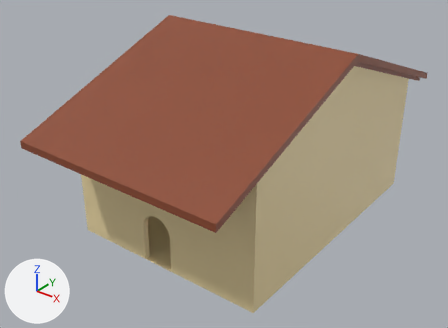
What one commit did to the Blender file simpsonHouses.blend.
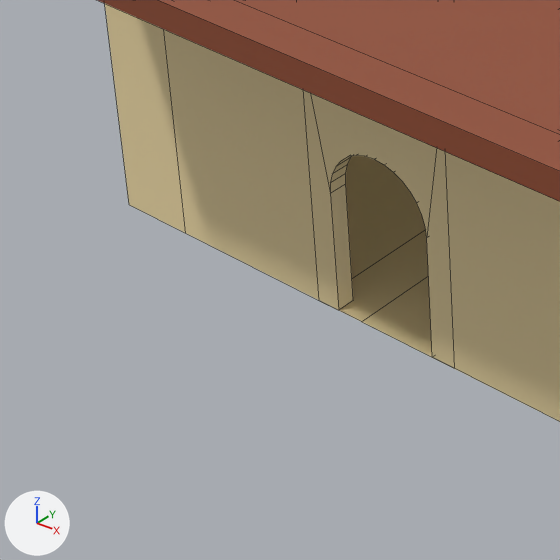
Each version appears first whole from a 50 mm camera at (15.94, -14.11, 13.73) aimed at (2.67, 3.11, 2.43), and next in a close-up on the part from 12% to 46% of the width and 53% to 100% of the height. Every picture has the same lights, and +X, +Y and +Z are marked at lower left. The close-ups show mesh edges as thin lines.

Names of what the first close-up shows: 'Plano'.
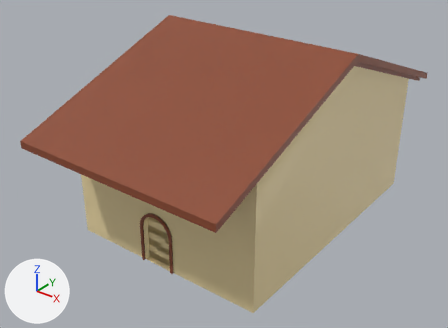
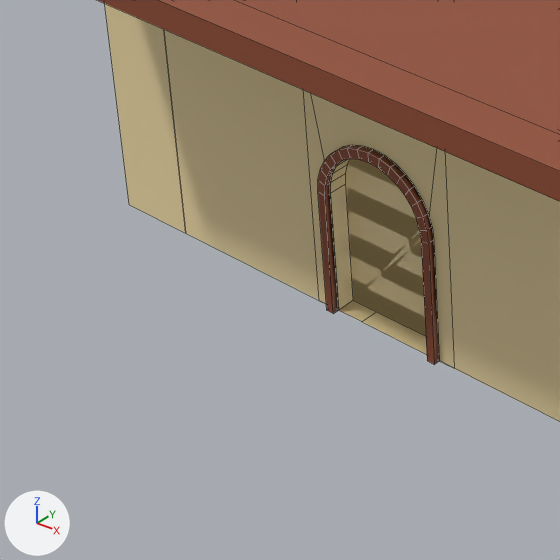
Pixel boxes (x1, y1, x2, y2) of what changed, in the close-ups (560 x 560 px):
'Plano', reshaped, modifiers changed: (98, 0, 560, 422) in both
part 1 of me_plano, added (brown): after (318, 145, 439, 365)
part 2 of me_plano, added (brown): after (346, 159, 426, 336)
part 3 of me_plano, built on: (105, 0, 560, 233) in both

What the commit changed:
me_plano is used by ob_plano; location (0.0, 0.0, 0.0).
me_plano had 221 vertices, 192 faces and spanned x -1.27..7.25, y -3.19..11.59, z 0.0..7.44.
me_plano now has 422 vertices, 380 faces and spans x -1.27..7.25, y -3.19..11.59, z 0.0..7.44.
me_plano part 1: a new loose piece of 76 vertices spanning x 2.08..3.56, y -1.08..-1.0, z 0.0..2.18, in mat_material_001 (brown #8e4b30).
me_plano part 2: a new loose piece of 19 vertices spanning x 2.18..3.46, y -0.78, z 0.0..2.07, in mat_material (beige #f2deaa).
Part 3, on me_plano:
22 faces are deleted.
106 vertices are added at x -1.27..7.05, y -3.19..11.59, z 0.0..7.44.
75 new faces join them, mat_material_001 (brown #8e4b30).
60 new faces join them, mat_material (beige #f2deaa).
me_plano part 4: the surface is now shaded smooth.
Object 'Plano' (ob_plano) gains a EDGE_SPLIT modifier named 'EdgeSplit'.
